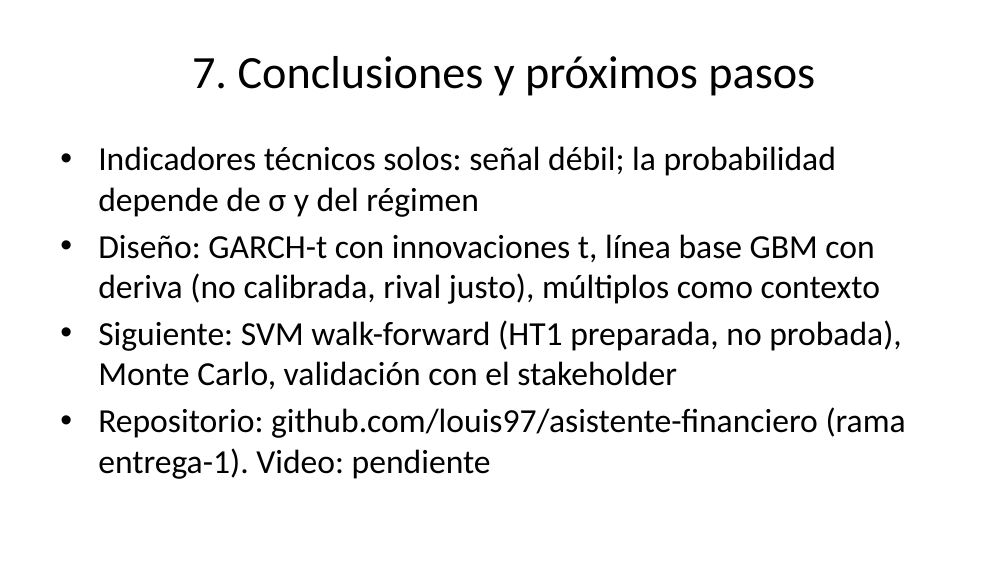
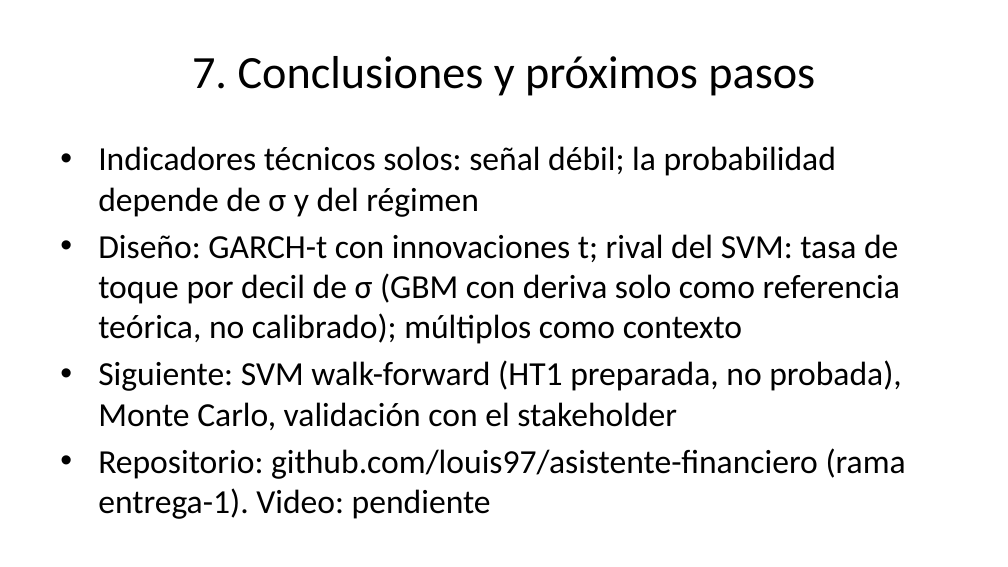
Before and after one commit to louis97/asistente-financiero, a slide deck: slide 12 of entregables/entrega_1/presentacion.pptx. Drawn at 1008x567 pixels with LibreOffice and Linux fonts; fonts in the diff are those of the drawing. Boxes give left, top, right and bottom in pixels: in the first picture for what was removed or moved away, otherwise in the second. Text is boxed around its words. In the diff, an @@ line names an element or a change of style, - is before the commit and + after.

Commit message:
build: mockup, reporte PDF (4 páginas, solo Arial) y diapositivas regenerados

```diff
--- a/entregables/entrega_1/presentacion.pptx
+++ b/entregables/entrega_1/presentacion.pptx
@@ text at box(98, 234, 900, 344): text changed @@
-• Diseño: GARCH-t con innovaciones t, línea base GBM con deriva (no calibrada, rival justo), múltiplos como contexto
+• Diseño: GARCH-t con innovaciones t; rival del SVM: tasa de toque por decil de σ (GBM con deriva solo como referencia teórica, no calibrado); múltiplos como contexto
```
Also in this commit, not shown: 2 other slides changed, 2 other files.
